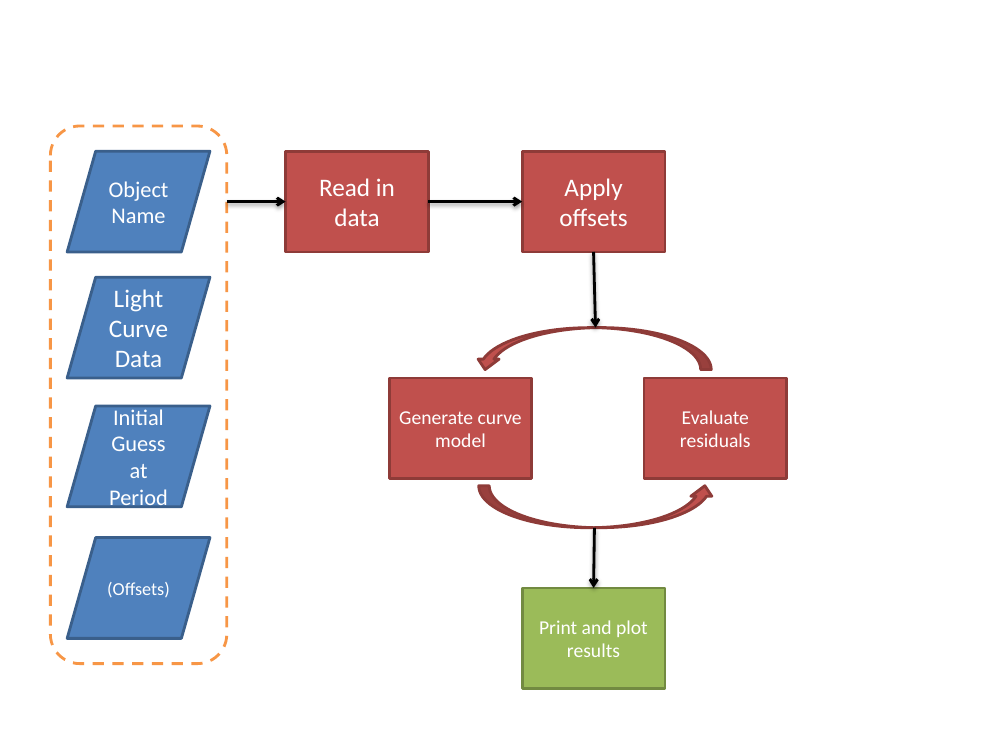
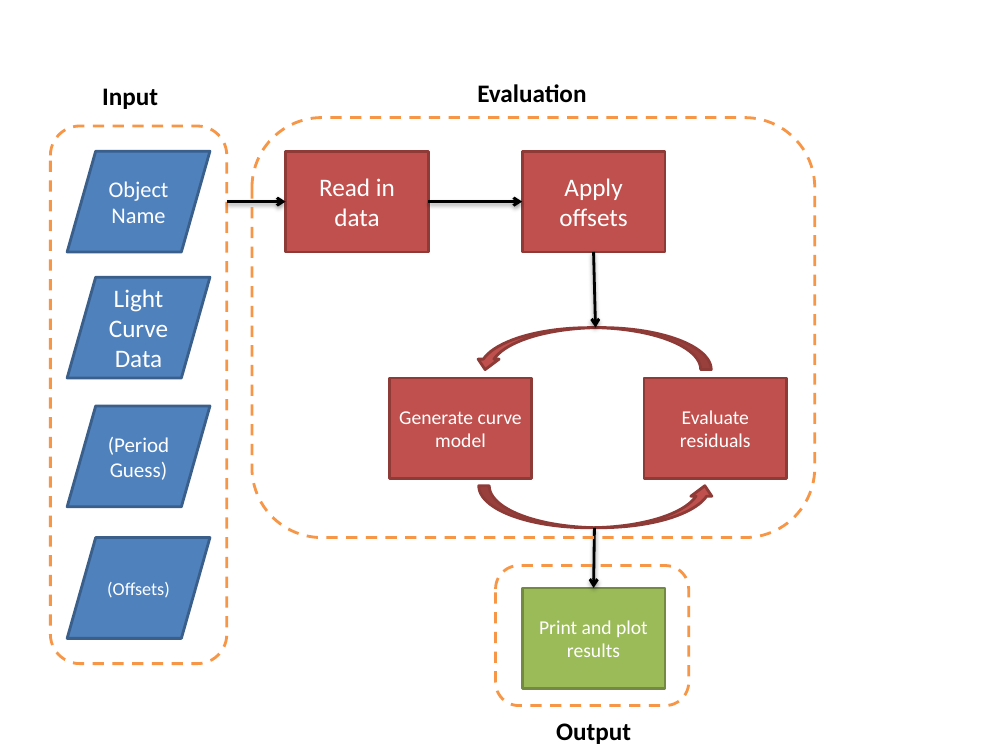
Before and after one commit to hoseasiu/12ThU, a slide deck: slide 1 of Documentation/manosCurveFit/manosCurveFit_flowchart.pptx. Drawn at 1008x756 pixels with LibreOffice and Linux fonts; fonts in the diff are those of the drawing. Boxes give left, top, right and bottom in pixels: in the first picture for what was removed or moved away, otherwise in the second. Text is boxed around its words. In the diff, an @@ line names an element or a change of style, - is before the commit and + after.

```diff
--- a/Documentation/manosCurveFit/manosCurveFit_flowchart.pptx
+++ b/Documentation/manosCurveFit/manosCurveFit_flowchart.pptx
@@ text added at (102, 88, 158, 109), 18 pt, text #000000, bold @@
+Input
@@ text added at (477, 84, 586, 103), 18 pt, text #000000, bold @@
+Evaluation
@@ rounded rectangle added at (252, 118, 814, 538), outline #F79646 2 pt dashed @@
@@ text in flow chart input output at (108, 437, 169, 480): text changed; size 16 to 15 pt @@
-Initial Guess at Period
+(Period Guess)
@@ rounded rectangle added at (496, 565, 689, 706), outline #F79646 2 pt dashed @@
@@ text added at (556, 723, 631, 744), 18 pt, text #000000, bold @@
+Output
```
Also in this commit, not shown: 1 other file.
